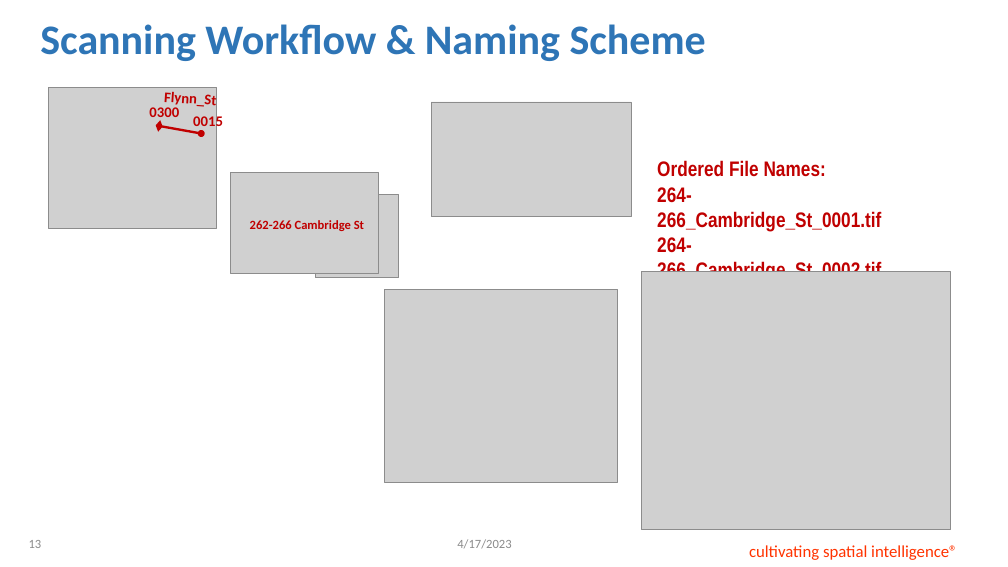
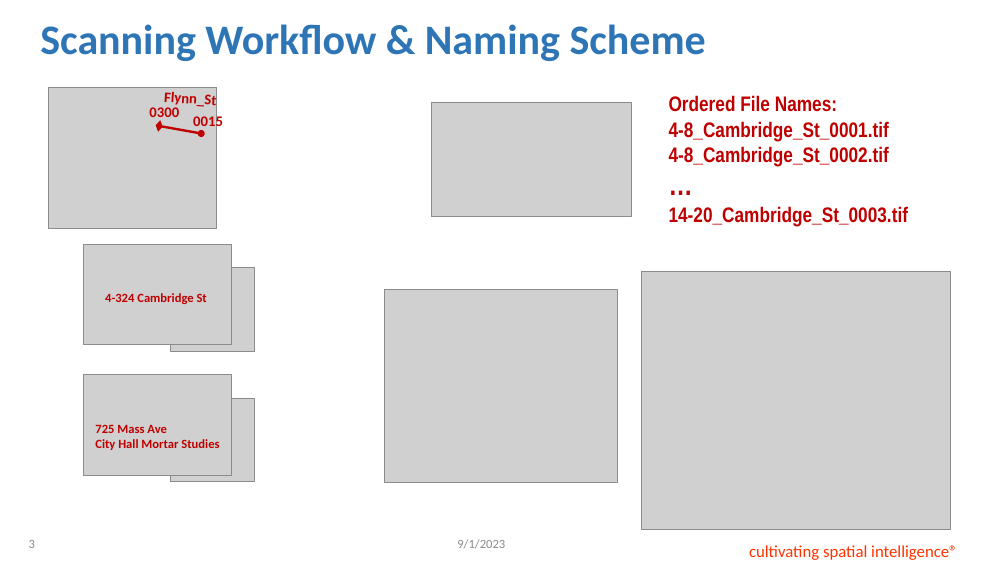
Before and after one commit to C-Dash/Documentation, a slide deck: slide 3 of slideshow/CDashSlideshow_20230109.pptx (slide 13 before the commit). Drawn at 1008x567 pixels with LibreOffice and Linux fonts; fonts in the diff are those of the drawing; grey boxes stand for pictures; background and template pictures are left out. Boxes give left, top, right and bottom in pixels: in the first picture for what was removed or moved away, otherwise in the second. Text is boxed around its words. In the diff, an @@ line names an element or a change of style, - is before the commit and + after.

```diff
--- a/slideshow/CDashSlideshow_20230109.pptx
+++ b/slideshow/CDashSlideshow_20230109.pptx
@@ text "Ordered File Names:": place and size @@
-text "Ordered File Names:" at (657,160,881,272)
+text "Ordered File Names:" at (669,95,909,227)
@@ text at (669,121,909,227): text changed @@
-264-266_Cambridge_St_0001.tif
-264-266_Cambridge_St_0002.tif
-264-266_Cambridge_St_0003.tif
+4-8_Cambridge_St_0001.tif
+4-8_Cambridge_St_0002.tif
+…
+14-20_Cambridge_St_0003.tif
@@ picture: place and size @@
-picture at (231,172,379,273)
+picture at (83,244,231,345)
@@ picture: place and size @@
-picture at (315,194,399,278)
+picture at (171,268,255,352)
@@ text at (105,293,207,304): text changed @@
-262-266 Cambridge St
+4-324 Cambridge St
@@ picture added at (83,374,231,475) @@
@@ picture added at (171,398,255,482) @@
@@ text added at (95,425,219,450), 12 pt, text #C00000, bold @@
+725 Mass Ave
+City Hall Mortar Studies
@@ text at (457,539,505,548): text changed @@
-4/17/2023
+9/1/2023
@@ page number at (29,540,35,548): text changed @@
-13
+3
```
Also in this commit, not shown: 16 other slides changed, 3 other files.
